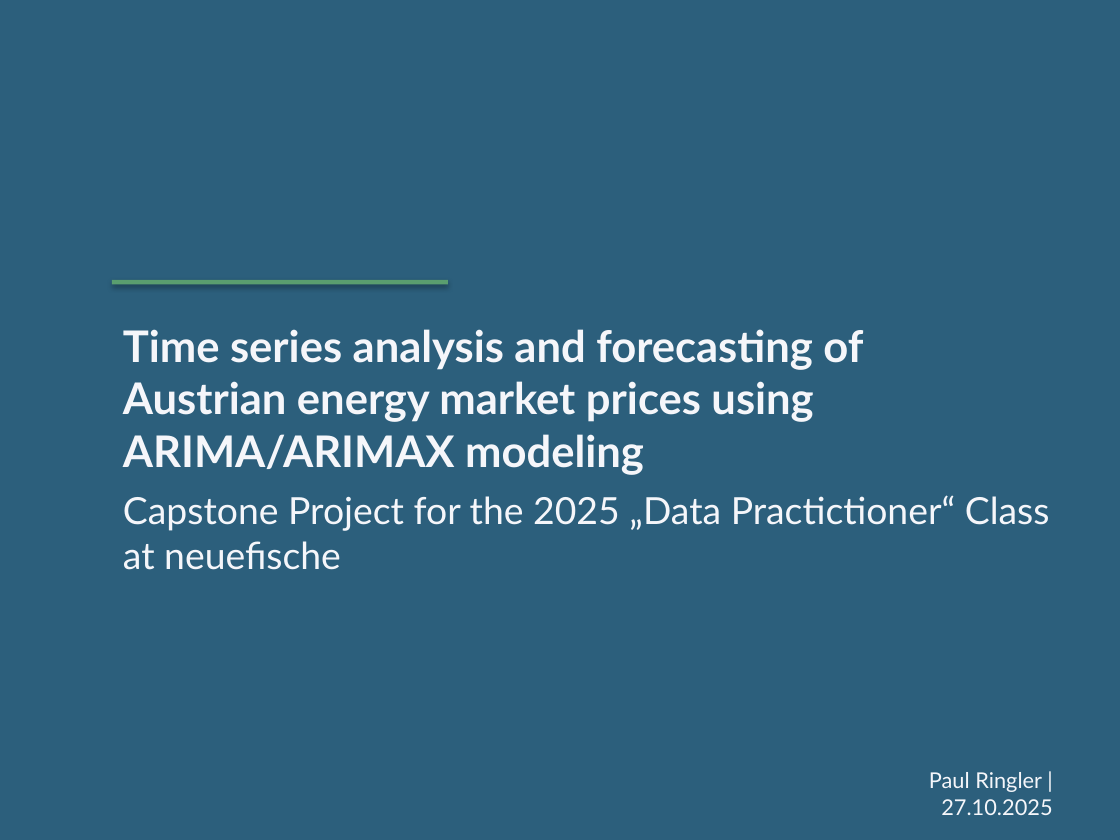
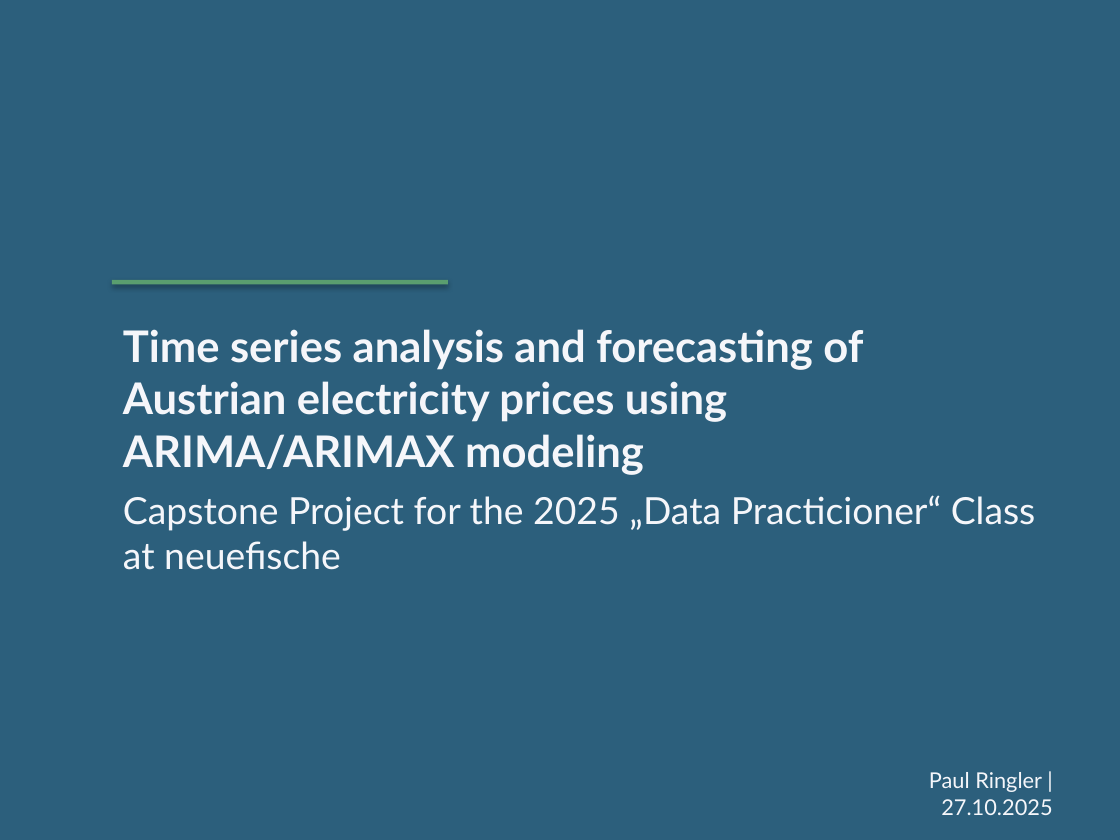
Before and after one commit to Pringlebot/austrian_electricity_prices_capstone, a slide deck: slide 1 of results/capstone_presentation_v09.pptx. Drawn at 1120x840 pixels with LibreOffice and Linux fonts; fonts in the diff are those of the drawing. Boxes give left, top, right and bottom in pixels: in the first picture for what was removed or moved away, otherwise in the second. Text is boxed around its words. In the diff, an @@ line names an element or a change of style, - is before the commit and + after.

```diff
--- a/results/capstone_presentation_v09.pptx
+++ b/results/capstone_presentation_v09.pptx
@@ text at bbox=[123, 329, 863, 475]: text changed @@
-Time series analysis and forecasting of Austrian energy market prices using ARIMA/ARIMAX modeling
+Time series analysis and forecasting of Austrian electricity prices using ARIMA/ARIMAX modeling
@@ text at bbox=[123, 495, 1036, 531]: text changed @@
-Capstone Project for the 2025 „Data Practictioner“ Class
+Capstone Project for the 2025 „Data Practicioner“ Class
```
Also in this commit, not shown: 6 other slides changed, 7 slides added, 2 slides removed, 10 other files.
